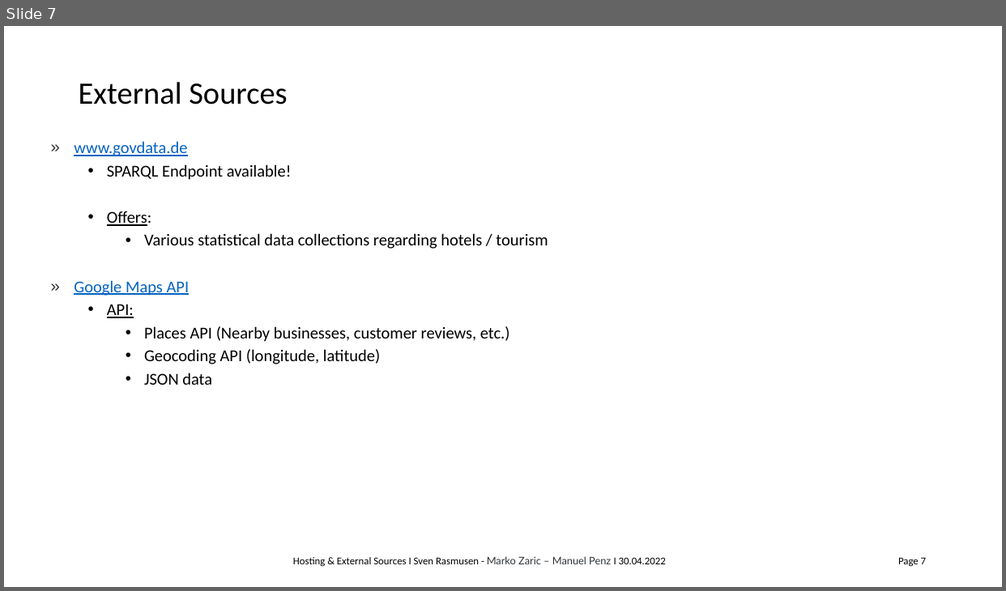
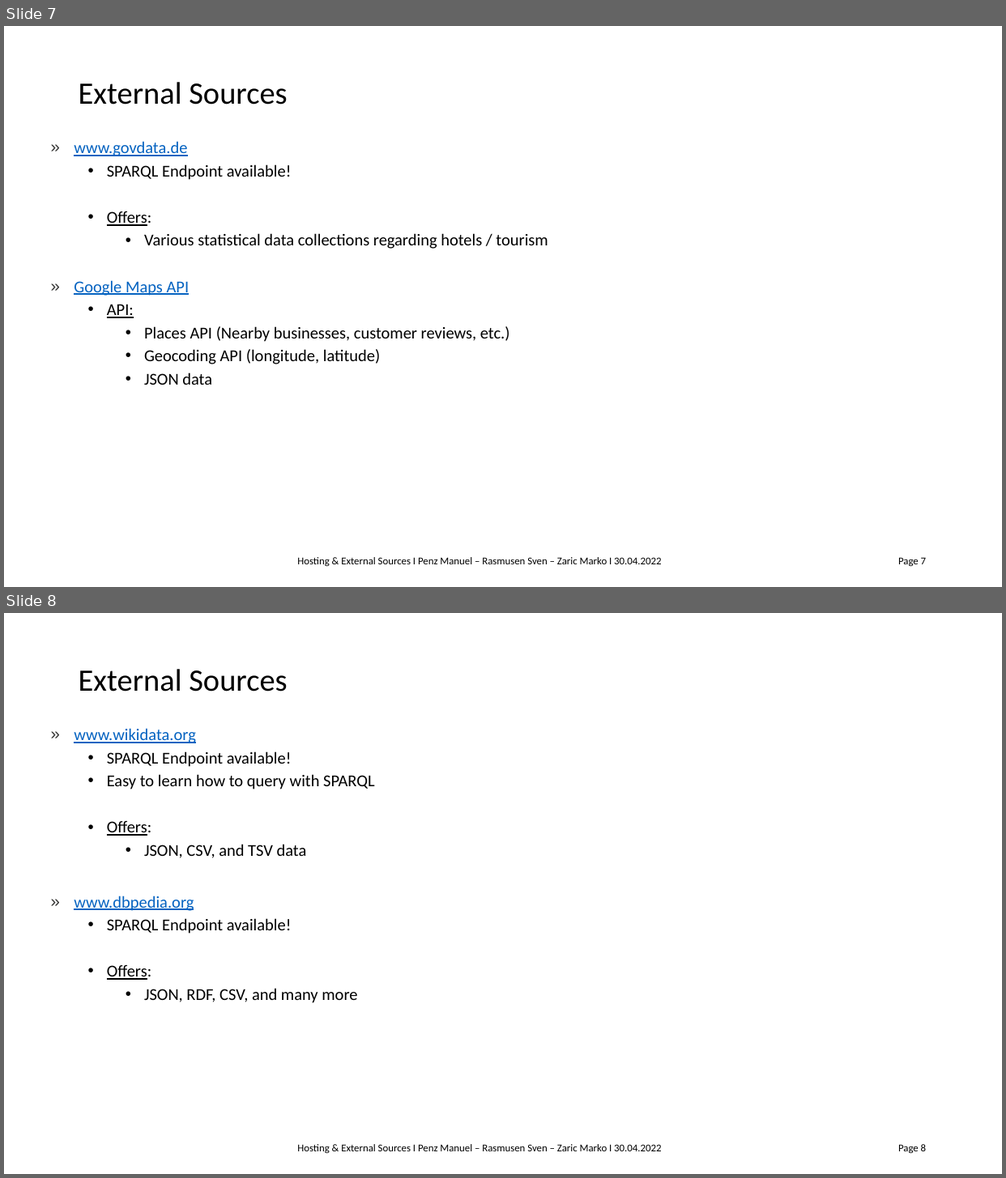
Before and after one commit to csar8594/GTKG, a slide deck: Task 1/pres_1.pptx. Shown one above the other, each under a label of ours: slide 7 before the commit, slides 7 and 8 after it. The pictures are 1006x591 and 1006x1178 pixels, drawn with LibreOffice and Linux fonts; fonts in the diff are those of the drawing; background and template pictures are left out. Boxes give left, top, right and bottom in pixels: in the first picture for what was removed or moved away, otherwise in the second. Text is boxed around its words. In the diff, an @@ line names an element or a change of style, - is before the commit and + after.

```diff
--- a/Task 1/pres_1.pptx
+++ b/Task 1/pres_1.pptx
@@ slide 8 added at (4,613,1002,1174), background picture (left out) @@
@@ title added at (79,669,287,692), 30 pt, text #000000 @@
+External Sources
@@ text added at (74,728,375,1003), 16 pt, text #000000 @@
+» www.wikidata.org
+  • SPARQL Endpoint available!
+  • Easy to learn how to query with SPARQL
+  • Offers:
+    • JSON, CSV, and TSV data
+» www.dbpedia.org
+  • SPARQL Endpoint available!
+  • Offers:
+    • JSON, RDF, CSV, and many more
@@ text added at (297,1144,661,1154), 10 pt, text #000000 @@
+Hosting & External Sources I Penz Manuel – Rasmusen Sven – Zaric Marko I 30.04.2022
@@ page number added at (898,1144,926,1154), 10 pt, text #000000 @@
+Page 8
@@ slide 7 changed as well @@
@@ text at (297,557,661,567): text changed @@
-Hosting & External Sources I Sven Rasmusen - Marko Zaric – Manuel Penz I 30.04.2022
+Hosting & External Sources I Penz Manuel – Rasmusen Sven – Zaric Marko I 30.04.2022
```
Also in this commit, not shown: 6 other slides changed, 1 other file.
